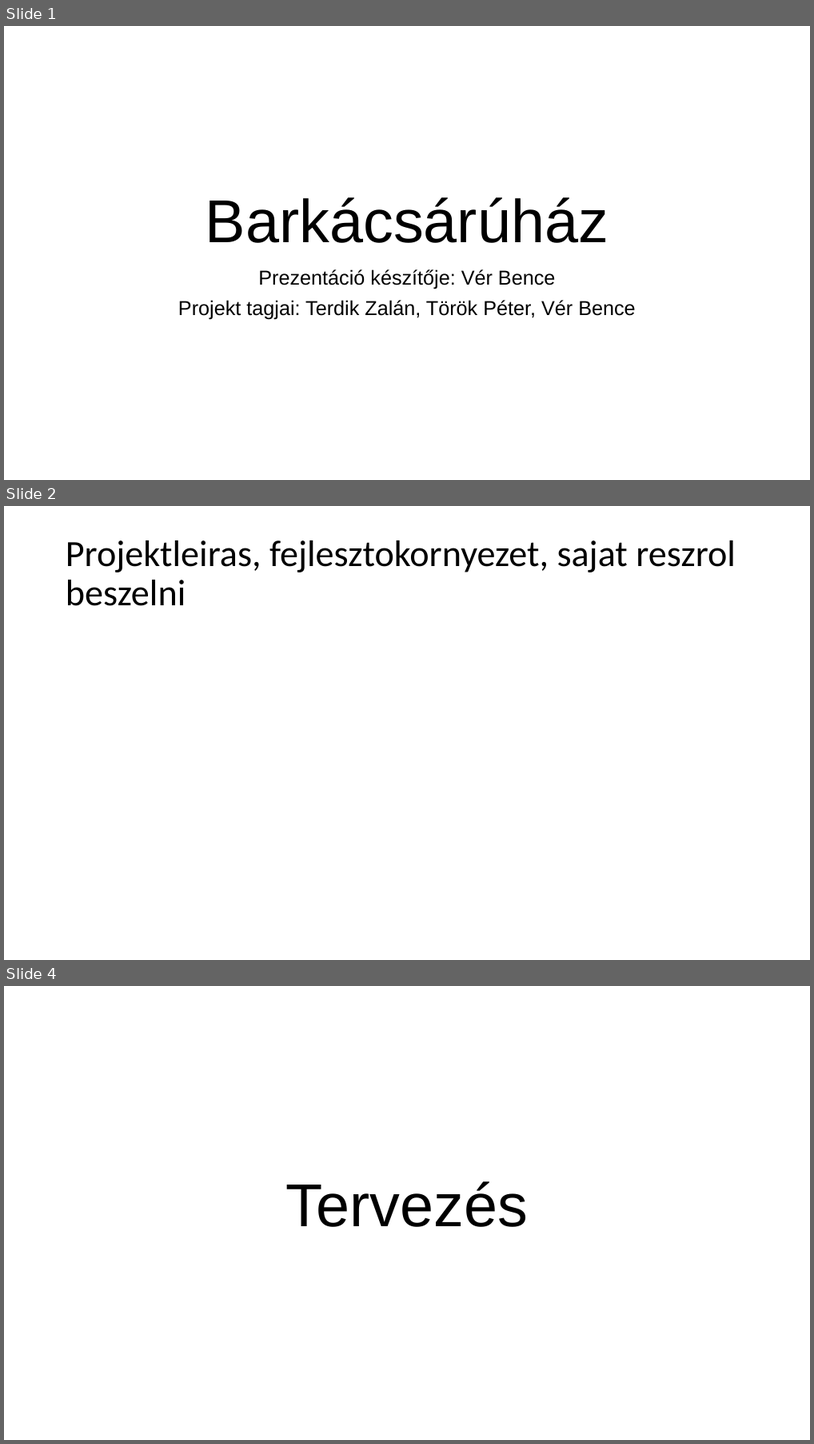
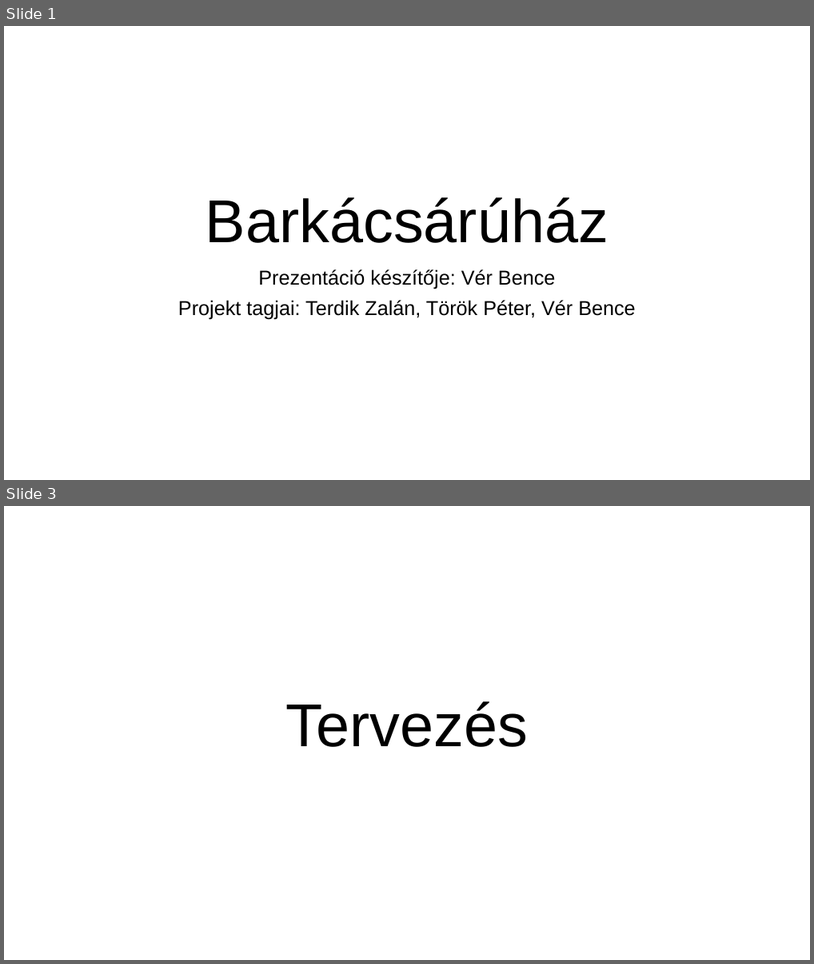
Before and after one commit to verbence/webes-projekt, a slide deck: PPT/tztpvb_barkacs.pptx. Shown one above the other, each under a label of ours: slides 1, 2 and 4 before the commit, slides 1 and 3 after it; the slides between them are not shown. The pictures are 814x1444 and 814x964 pixels, drawn with LibreOffice and Linux fonts; fonts in the diff are those of the drawing. Boxes give left, top, right and bottom in pixels: in the first picture for what was removed or moved away, otherwise in the second. Text is boxed around its words. In the diff, an @@ line names an element or a change of style, - is before the commit and + after.

```diff
--- a/PPT/tztpvb_barkacs.pptx
+++ b/PPT/tztpvb_barkacs.pptx
@@ slide 2 removed at (4, 506, 810, 960), background #FFFFFF @@
@@ title removed at (66, 540, 736, 606) @@
-Projektleiras, fejlesztokornyezet, sajat reszrol beszelni
@@ what was slide 4 is now slide 3 @@
```
Also in this commit, not shown: 1 slide changed.
